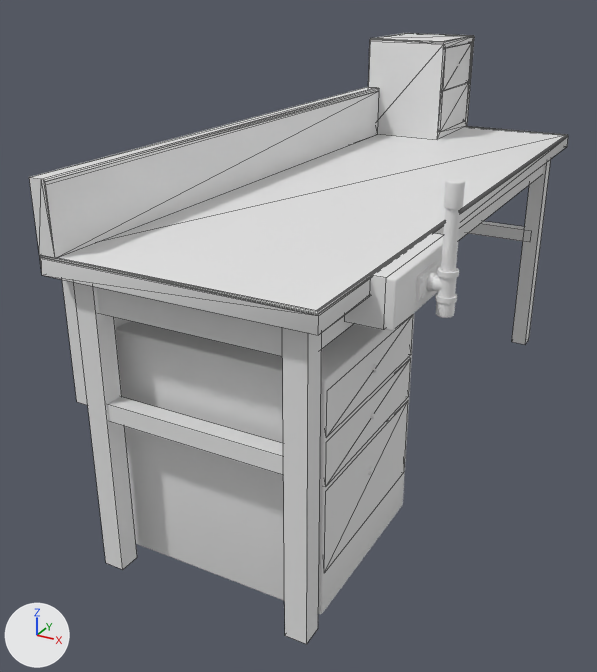
Renders of the FBX model EscapeTheRoomVR/Assets/Main_Project/Models/workbench.FBX from each side of a commit.
The view is the same before and after, from a 50 mm lens placed at (0.86, -1.98, 0.53), pointed at (-0.13, -0.19, -0.36). Every picture has the same lights, and +X, +Y and +Z are marked at lower left. Mesh edges are drawn as thin lines on the coarser meshes. Where no turn or scale is listed for an object, it has been applied to the vertices.
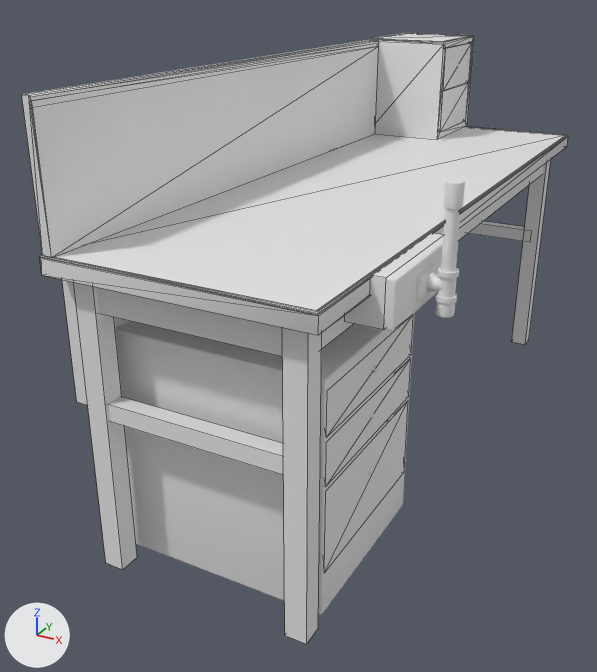
Edits to the bpy script that builds the scene:
```text
Change ob_box002:
    ob_box002.scale: (0.01, 0.01, 0.01) -> (0.00586, 0.01, 0.0198)
```

Changed parts and their boxes (x1, y1, x2, y2) in the pictures (597 x 672 px):
'Box002', rescaled (28% taller)
    before: (29, 87, 379, 258)
    after: (22, 39, 379, 258)
